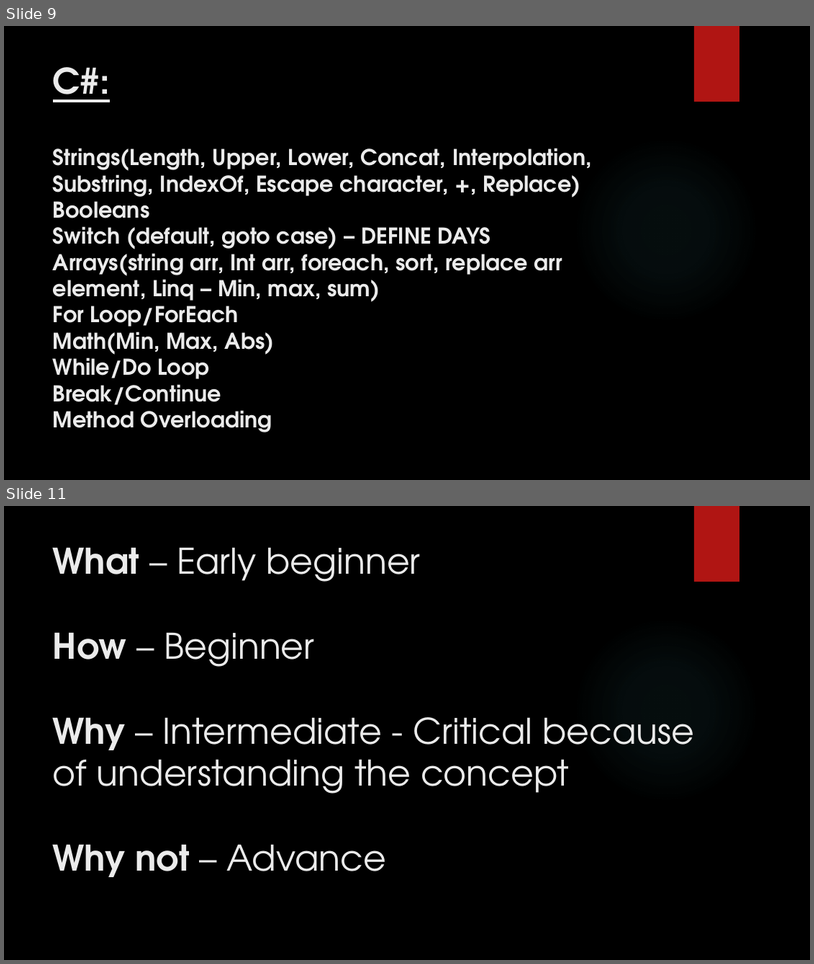
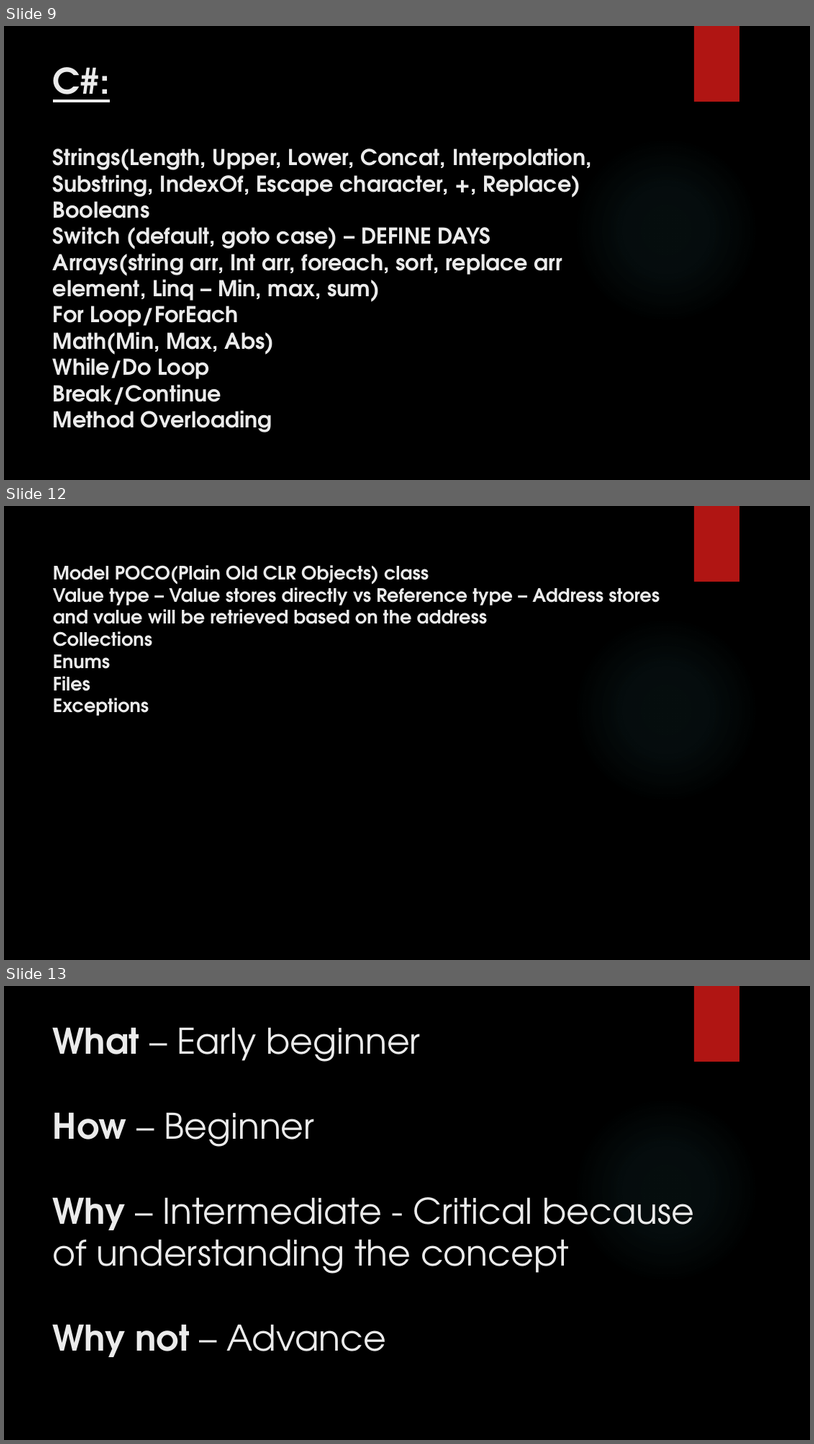
Before and after one commit to Manisoft55/AimorePractice, a slide deck: Notes/Day2_26_07_2022.pptx. Shown one above the other, each under a label of ours: slides 9 and 11 before the commit, slides 9, 12 and 13 after it; the slides between them are not shown. The pictures are 814x964 and 814x1444 pixels, drawn with LibreOffice and Linux fonts; fonts in the diff are those of the drawing; background and template pictures are left out. Boxes give left, top, right and bottom in pixels: in the first picture for what was removed or moved away, otherwise in the second. Text is boxed around its words. In the diff, an @@ line names an element or a change of style, - is before the commit and + after.

Commit message:
partial class

```diff
--- a/Notes/Day2_26_07_2022.pptx
+++ b/Notes/Day2_26_07_2022.pptx
@@ slide 12 added at bbox=[4, 506, 810, 960], background picture (left out); not listed: 2 template elements that a slide beside it also shows @@
@@ title added at bbox=[53, 565, 660, 716], 22 pt, text #EBEBEB, bold @@
+Model POCO(Plain Old CLR Objects) class
+Value type – Value stores directly vs Reference type – Address stores and value will be retrieved based on the address
+Collections
+Enums
+Files
+Exceptions
@@ what was slide 11 is now slide 13 @@
```
Also in this commit, not shown: 1 slide changed, 1 other slide added, 53 other files.
